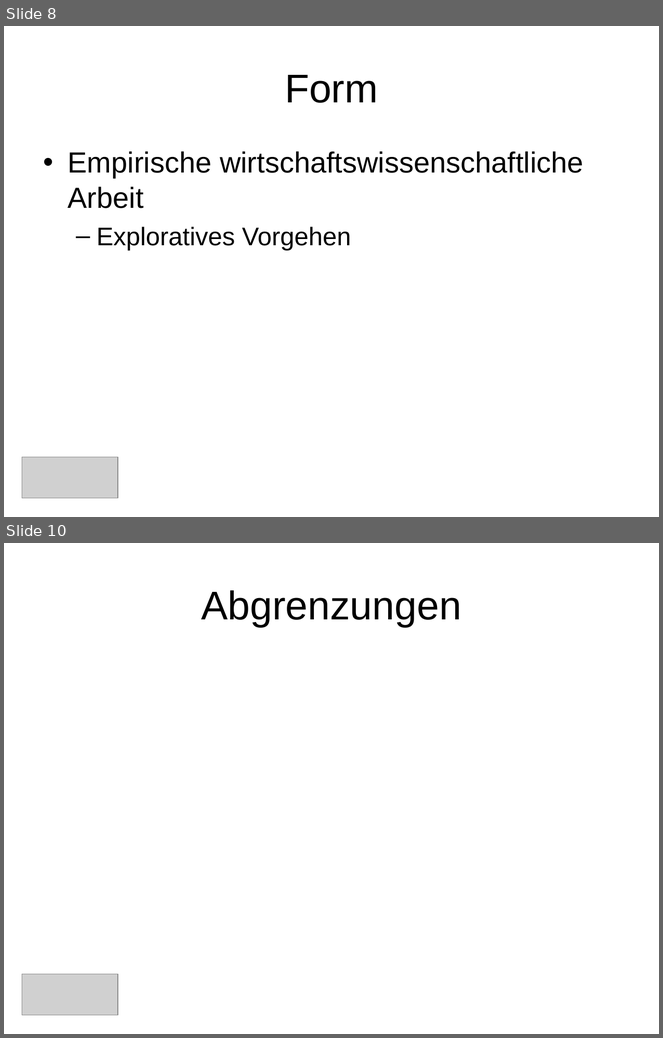
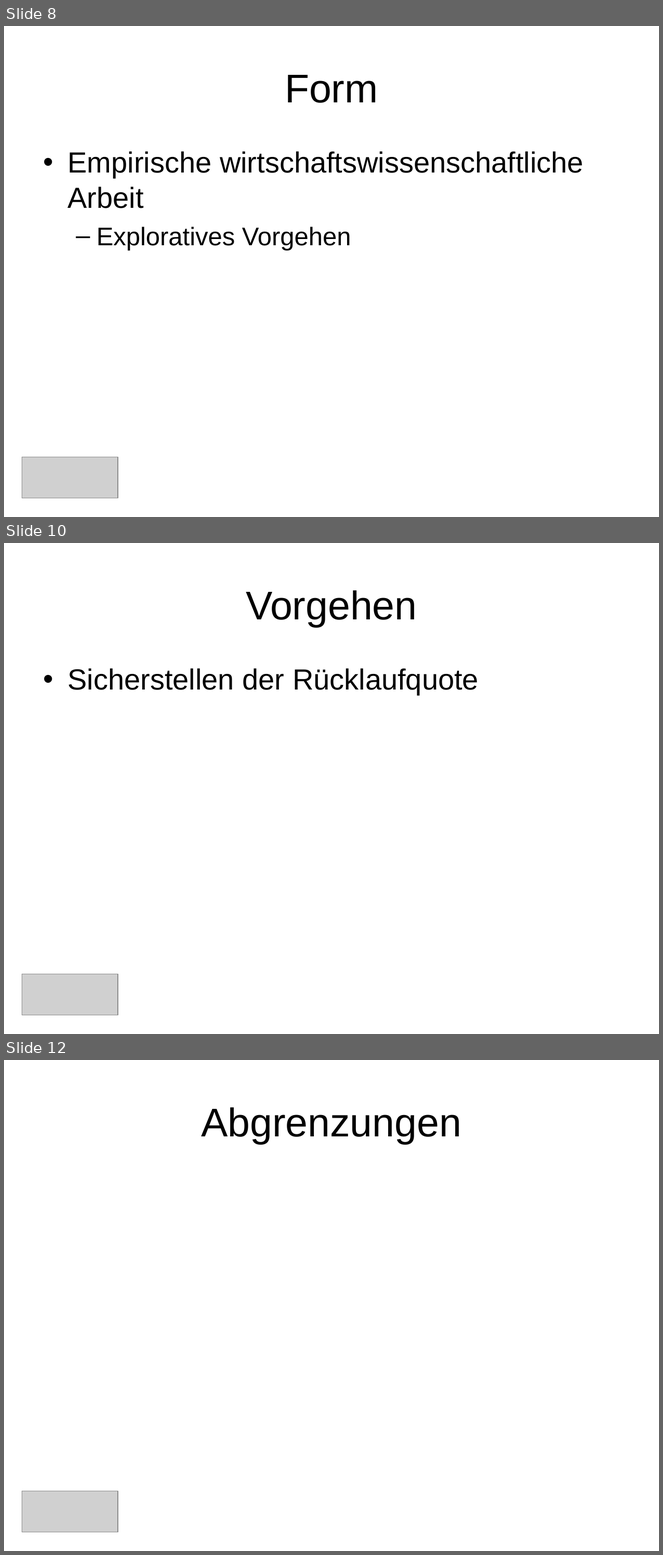
Before and after one commit to saw303/masterstudy, a slide deck: disposition/Präsentation.ppt. Shown one above the other, each under a label of ours: slides 8 and 10 before the commit, slides 8, 10 and 12 after it; the slides between them are not shown. The pictures are 663x1038 and 663x1555 pixels, drawn with LibreOffice and Linux fonts; fonts in the diff are those of the drawing; grey boxes stand for pictures. Boxes give left, top, right and bottom in pixels: in the first picture for what was removed or moved away, otherwise in the second. Text is boxed around its words. In the diff, an @@ line names an element or a change of style, - is before the commit and + after.

```diff
--- a/disposition/Präsentation.ppt
+++ b/disposition/Präsentation.ppt
@@ slide 10 added at box(4, 543, 659, 1034), background #FFFFFF @@
@@ title added at box(246, 590, 417, 627), 44 pt, text #000000 @@
+Vorgehen
@@ text added at box(68, 668, 479, 695), 32 pt, text #000000 @@
+• Sicherstellen der Rücklaufquote
@@ picture added at box(22, 975, 118, 1015) @@
@@ what was slide 10 is now slide 12 @@
```
Also in this commit, not shown: 2 slides changed, 2 other slides added, 1 other file.
